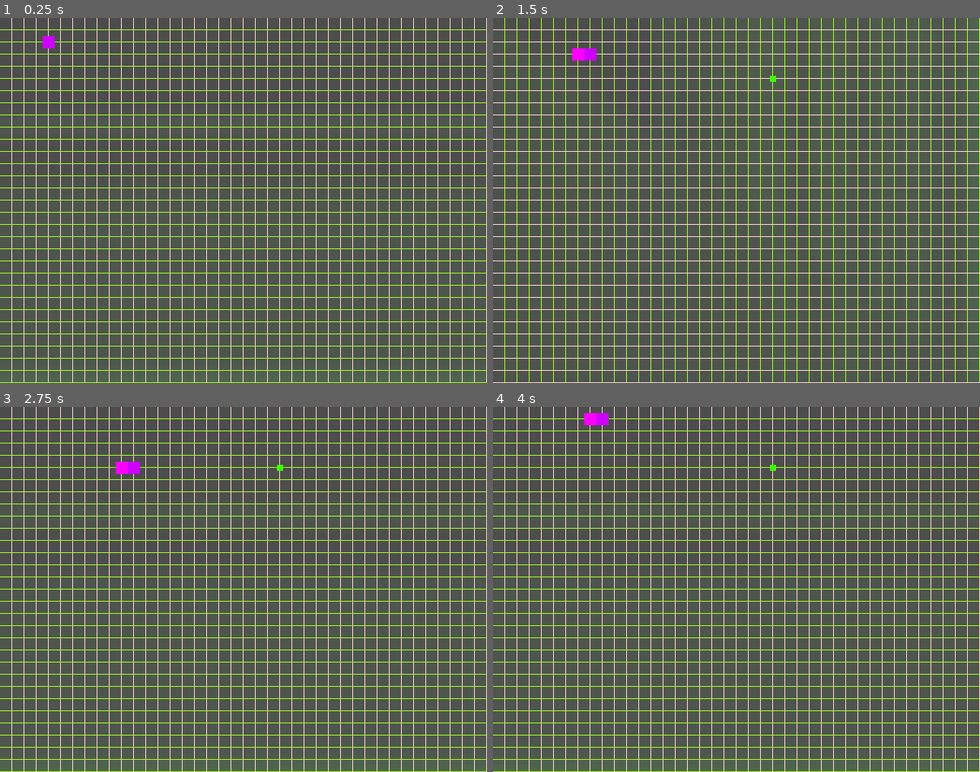
Above: before the commit, frames 1-4 (two rows, left to right).
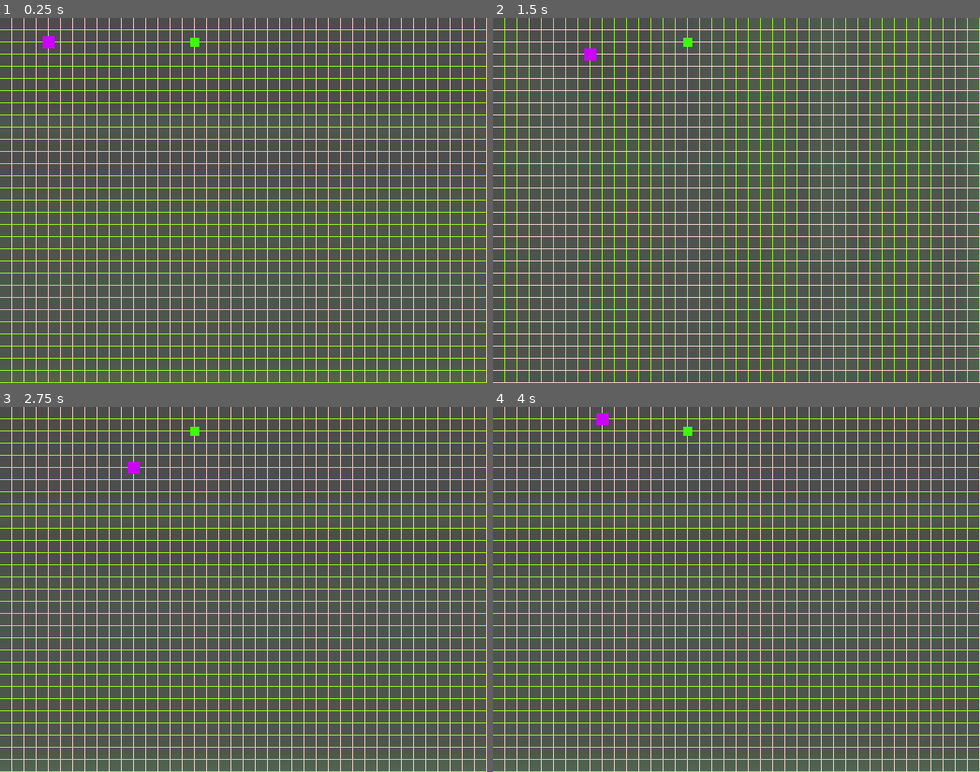
Above: after the commit, the same moments.

Repository: ahmetkozal/Godot-Mini_Games_Collection
Game: Godot game, scene res://Scenes/test_scene.tscn
Same seed, same stepped clock (60 frames per second), same inputs: the game is played once before the commit and once after it. The engine's default icon, where the game draws it, is replaced by a stand-in: a white triangle on a blue panel in a dark square.
Inputs:
- Up to frame 1 (0.25 s): no input
- Up to frame 2 (1.5 s): hold D (right) 0.53-1.28 s; hold S (down) from 1.28 s (still down)
- Up to frame 3 (2.75 s): release S (down) at 2.03 s; hold D (right) from 2.03 s (still down)
- Up to frame 4 (4 s): release D (right) at 2.78 s; hold W (up) 2.78-3.53 s; hold A (left) from 3.53 s (still down)

The runs differ from the first frame. In frame 1, less than 0.1% of the frame differs, in the area x 39-41%, y 5-8%; in frame 2, 0.2%, in the area x 16-59%, y 5-18%; in frame 3, 0.2%; in frame 4, 0.2%.

Commit message:
snake moves as I wanted to

Diff:
--- a/sssnake/Objects/food.tscn
+++ b/sssnake/Objects/food.tscn
@@ -8,13 +8,13 @@
 shader_parameter/base_color = Color(0.23333335, 1, 0, 1)
 
 [sub_resource type="RectangleShape2D" id="RectangleShape2D_pm0dr"]
-size = Vector2(8, 8)
+size = Vector2(12, 12)
 
 [node name="Food" type="Node2D" unique_id=1852383475]
 
 [node name="Sprite2D" type="Sprite2D" parent="." unique_id=1669091140]
 material = SubResource("ShaderMaterial_6p3d6")
-scale = Vector2(0.0625, 0.0625)
+scale = Vector2(0.09375, 0.09375)
 texture = ExtResource("1_6p3d6")
 
 [node name="Area2D" type="Area2D" parent="." unique_id=370185878]
--- a/sssnake/Scenes/test_scene.tscn
+++ b/sssnake/Scenes/test_scene.tscn
@@ -9,6 +9,11 @@
 background_mode = 3
 glow_enabled = true
 glow_normalized = true
+
+[sub_resource type="LabelSettings" id="LabelSettings_hb2xm"]
+font_size = 64
+outline_size = 1
+outline_color = Color(0, 0, 0, 1)
 
 [node name="TestScene" type="Node2D" unique_id=1599046815]
 
@@ -26,7 +31,7 @@
 [node name="FoodRelocater" type="Node2D" parent="." unique_id=2142678174]
 
 [node name="Food" parent="." unique_id=1852383475 node_paths=PackedStringArray("grid_system", "snake") instance=ExtResource("3_50ct6")]
-position = Vector2(64, 32)
+position = Vector2(256, 32)
 script = ExtResource("3_hb2xm")
 grid_system = NodePath("../GridSystem")
 snake = NodePath("../Snake")
@@ -36,6 +41,11 @@
 collision_mask = 2
 grid_system = NodePath("../GridSystem")
 
+[node name="ScoreLabel" type="Label" parent="." unique_id=601641547]
+offset_right = 40.0
+offset_bottom = 23.0
+label_settings = SubResource("LabelSettings_hb2xm")
+
 [connection signal="body_entered" from="Food/Area2D" to="Food" method="_on_area_2d_body_entered"]
 [connection signal="body_entered" from="Food/Area2D" to="Snake" method="_on_area_2d_body_entered"]
 
--- a/sssnake/Scripts/PlayerScripts/snake_movement.gd
+++ b/sssnake/Scripts/PlayerScripts/snake_movement.gd
@@ -2,6 +2,8 @@
 
 @export var grid_system 	: Node2D
 @export var body_part_scene : PackedScene
+
+@onready var score_label: Label = $"../ScoreLabel"
 @onready var body_parts 	: Node2D = $Body
 @onready var CELL_SIZE 		: int = grid_system.GRID_SIZE
 
@@ -26,13 +28,14 @@
 func _physics_process(delta: float) -> void:
 	var move_dir : Vector2i= get_dir()
 	if move_timer <= 0.0:
-		log_grid()
-		update_part_pos()
+
 		grid_pos += move_dir
 		position = grid_pos * CELL_SIZE
 		prev_dir = move_dir
 		can_input = true
 		move_timer = base_move_timer
+		log_grid()
+		update_part_pos()
 	else:
 		move_timer -= delta
 
@@ -64,12 +67,12 @@
 func grow_snake() -> void:
 	var body_part = body_part_scene.instantiate()
 	body_parts.add_child(body_part)
-	body_part.global_position = Vector2(grid_array[1]) * CELL_SIZE
+	body_part.global_position = Vector2i(grid_array[1]) * CELL_SIZE
 	parts.append(body_part)
 
 func update_part_pos() -> void:
-	for i in range(0,parts.size()-1):
-		pass
+	for i in range(0,parts.size()):
+		parts[i].global_position = Vector2i(grid_array[grid_array.size()-i-2]) * CELL_SIZE
 
 func control_shiny_grids(move_dir: Vector2i) -> void:
 	if move_dir == Vector2i.UP || move_dir == Vector2i.DOWN:
@@ -83,4 +86,5 @@
 
 func _on_area_2d_body_entered(body: Node2D) -> void:
 	point += 1
-	grow_snake()
+	score_label.text = str(point)
+	grow_snake.call_deferred()
